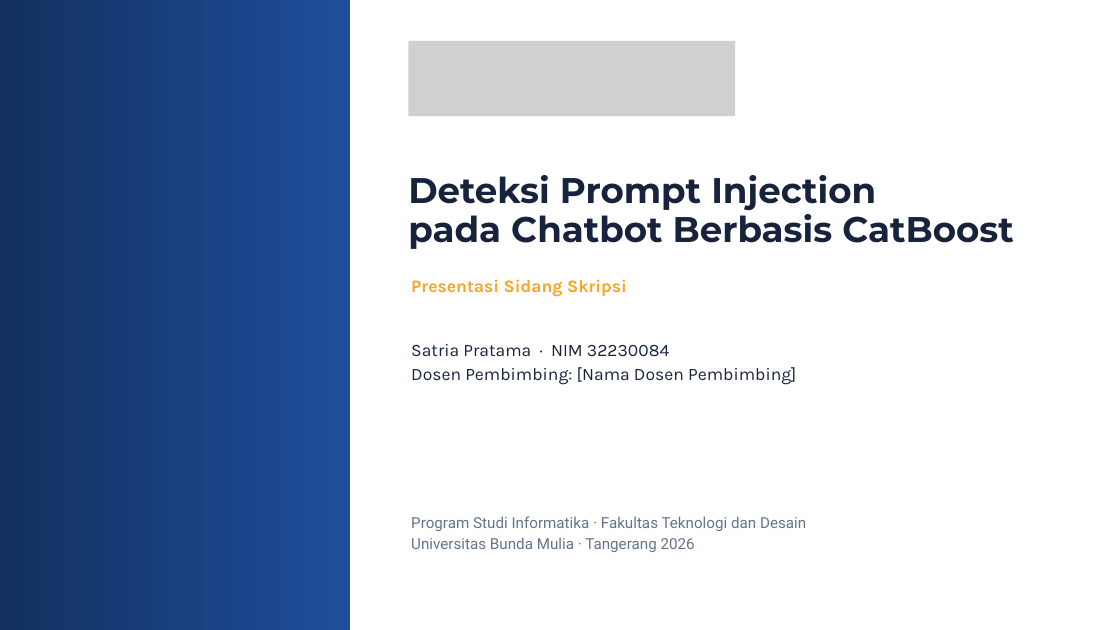
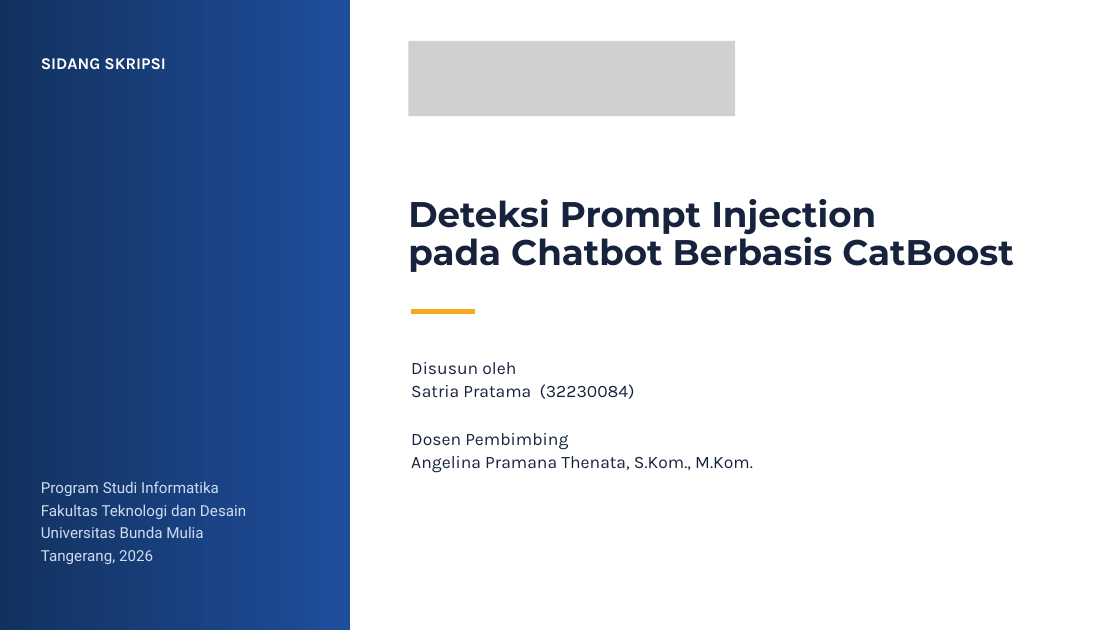
Before and after one commit to philipusmaranata/NetFort-Technologies, a slide deck: slide 1 of presentasi/Sidang_Skripsi_CatBoost.pptx. Drawn at 1120x630 pixels with LibreOffice and Linux fonts; fonts in the diff are those of the drawing; grey boxes stand for pictures. Boxes give left, top, right and bottom in pixels: in the first picture for what was removed or moved away, otherwise in the second. Text is boxed around its words. In the diff, an @@ line names an element or a change of style, - is before the commit and + after.

```diff
--- a/presentasi/Sidang_Skripsi_CatBoost.pptx
+++ b/presentasi/Sidang_Skripsi_CatBoost.pptx
@@ text at [41, 58, 165, 70]: text changed; size 22.5 to 21 pt; text colour #F5A623 to #FFFFFF @@
-Presentasi Sidang Skripsi
+SIDANG SKRIPSI
@@ text "Deteksi Prompt Injection": place and size @@
-text "Deteksi Prompt Injection" at [408, 175, 1014, 249]
+text "Deteksi Prompt Injection" at [408, 199, 1014, 272]
@@ freeform shape added at [411, 309, 475, 314], fill #F5A623 @@
@@ text at [411, 362, 753, 473]: text changed @@
-Satria Pratama · NIM 32230084
-Dosen Pembimbing: [Nama Dosen Pembimbing]
+Disusun oleh
+Satria Pratama (32230084)
+Dosen Pembimbing
+Angelina Pramana Thenata, S.Kom., M.Kom.
@@ text at [41, 481, 246, 564]: text changed; text colour #65748B to #CFDCF0 @@
-Program Studi Informatika · Fakultas Teknologi dan Desain
-Universitas Bunda Mulia · Tangerang 2026
+Program Studi Informatika
+Fakultas Teknologi dan Desain
+Universitas Bunda Mulia
+Tangerang, 2026
```
Also in this commit, not shown: 16 other slides changed, 1 other file.
